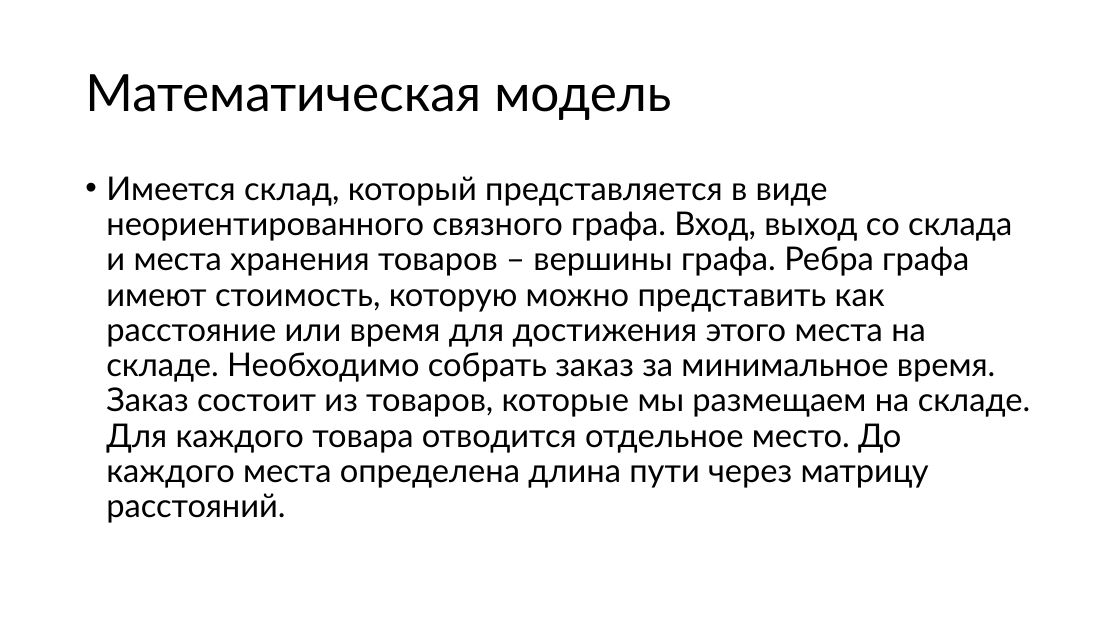
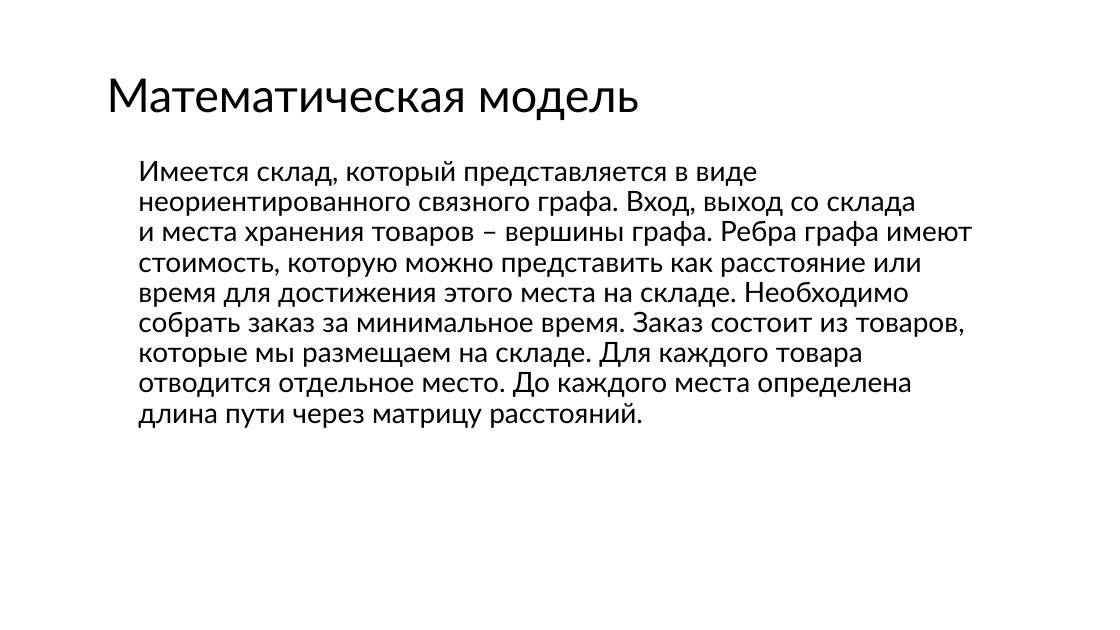
Before and after one commit to w1ldhoneyp1e/goods-distribution-warehouse, a slide deck: slide 9 of presentation.pptx (slide 6 before the commit). Drawn at 1120x630 pixels with LibreOffice and Linux fonts; fonts in the diff are those of the drawing. Boxes give left, top, right and bottom in pixels: in the first picture for what was removed or moved away, otherwise in the second. Text is boxed around its words. In the diff, an @@ line names an element or a change of style, - is before the commit and + after.

Commit message:
Что-то новое с текстом и презентацией. Сохранил отдельно картинки для презы. Сделал версию для научной деятельности

```diff
--- a/presentation.pptx
+++ b/presentation.pptx
@@ title "Математическая модель": place and size @@
-title "Математическая модель" at (85,74,671,120)
+title "Математическая модель" at (107,78,639,120)
@@ title "Математическая модель" at (107,78,639,120): size 44 to 40 pt @@
@@ text "Имеется склад, который представляется в ...": place and size @@
-text "Имеется склад, который представляется в ..." at (106,176,1031,523)
+text "Имеется склад, который представляется в ..." at (138,161,972,428)
@@ text "Имеется склад, который представляется в ..." at (138,161,972,428): size 28 to 24 pt; bullet • to none @@
```
Also in this commit, not shown: 15 other slides changed, 23 slides added, 3 slides removed, 29 other files.
